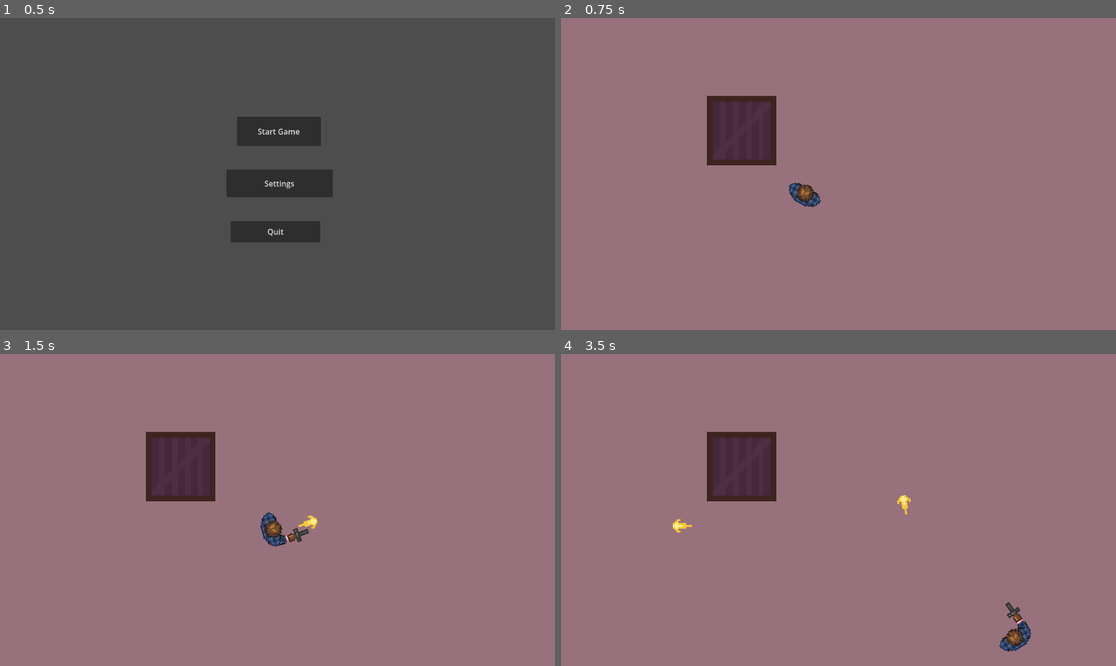
Above: before the commit, frames 1-4 (two rows, left to right).
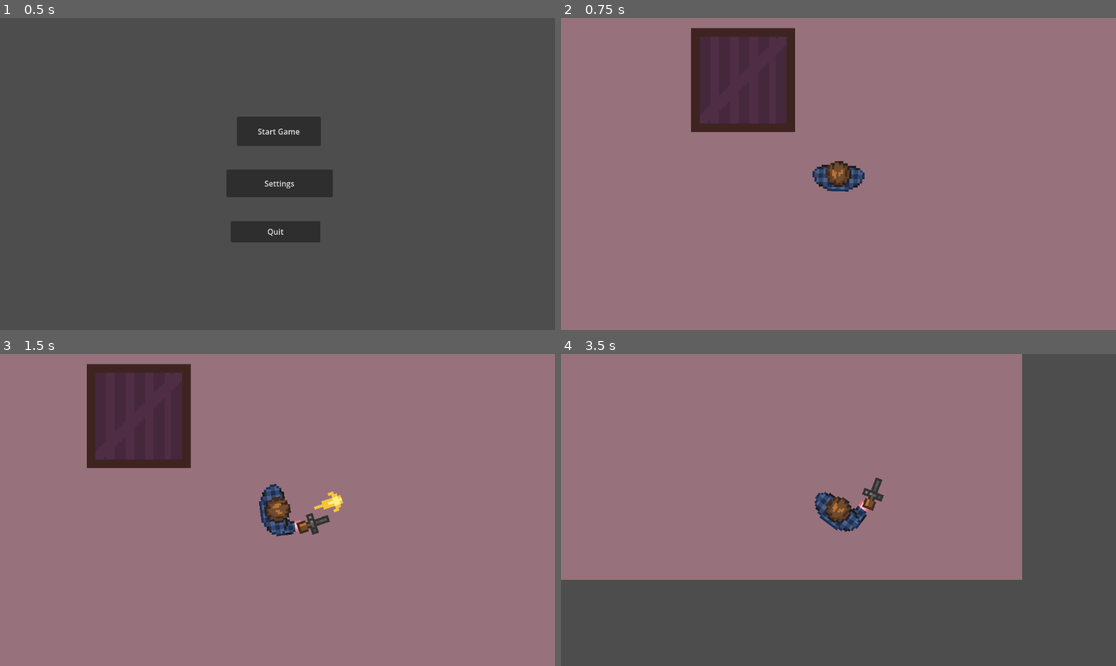
Above: after the commit, the same moments.

Repository: mamamobeet/p-elec-3-game
Game: Godot game, scene res://scenes/main_menu.tscn
Same seed, same stepped clock (60 frames per second), same inputs: the game is played once before the commit and once after it.
Inputs (mouse positions are in pixels of both pictures, inside the frame that each line leads up to):
- Up to frame 1 (0.5 s): no input
- Up to frame 2 (0.75 s): click "Start Game" at 0.5 s
- Up to frame 3 (1.5 s): tap Enter at 1.25 s; move the mouse to (399, 494) at 1.27 s; press the mouse at (399, 494) at 1.28 s; hold D (move_right) from 1.28 s (still down)
- Up to frame 4 (3.5 s): move the mouse to (727, 525) at 2.02 s; release D (move_right) at 2.03 s; release the mouse at (727, 525) at 2.03 s; hold S (move_down) 2.03-2.78 s; click (727, 525) at 2.1 s; move the mouse to (894, 441) at 2.77 s; press the mouse at (894, 441) at 2.78 s; hold D (move_right) from 2.78 s (still down)

Frame 1 is identical in both runs. In frame 2, 7.8% of the frame differs, in the area x 23-55%, y 3-61%; in frame 3, 9.0%; in frame 4, 44%, in the area x 0-100%, y 0-100%.

Commit message:
added camera
camera follows the player

Diff:
--- a/scenes/player.tscn
+++ b/scenes/player.tscn
@@ -51,3 +51,6 @@
 position = Vector2(-3, 0)
 scale = Vector2(3, 3)
 shape = SubResource("CapsuleShape2D_g2els")
+
+[node name="Camera2D" type="Camera2D" parent="." unique_id=1805785048]
+zoom = Vector2(1.5, 1.5)
